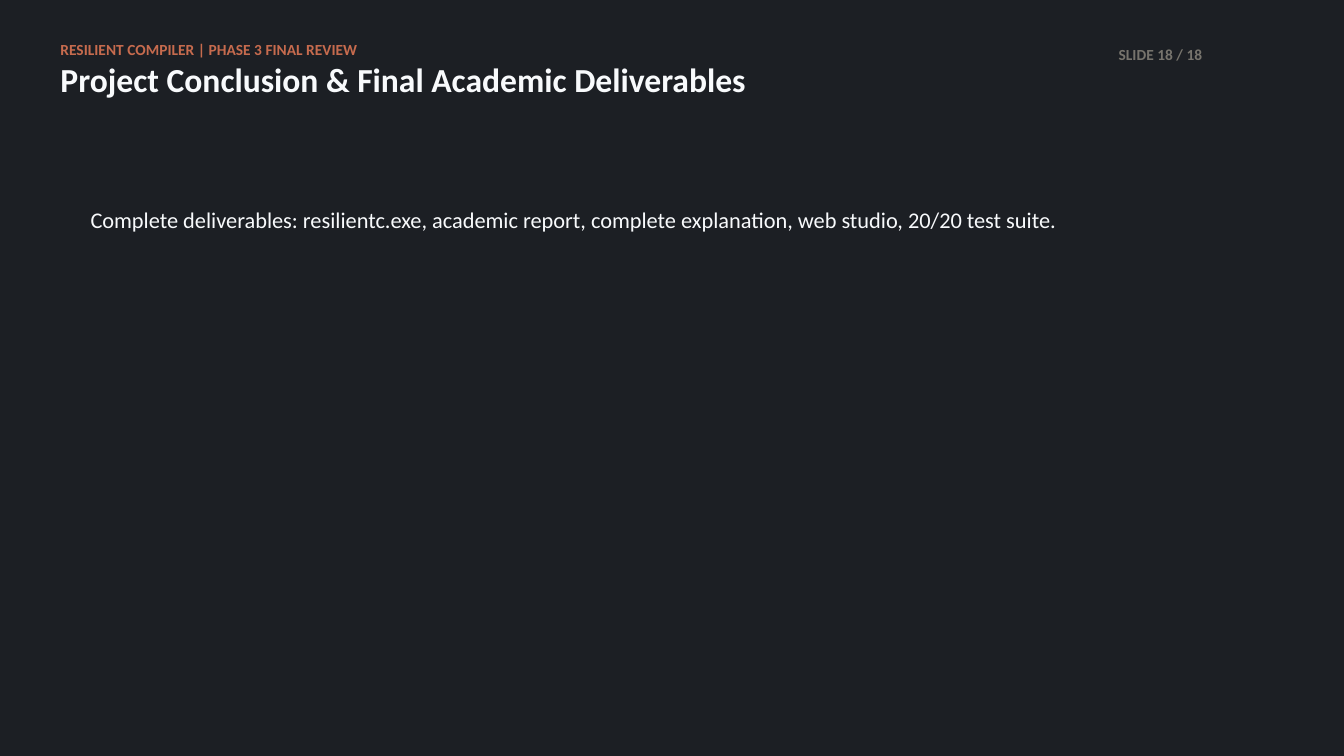
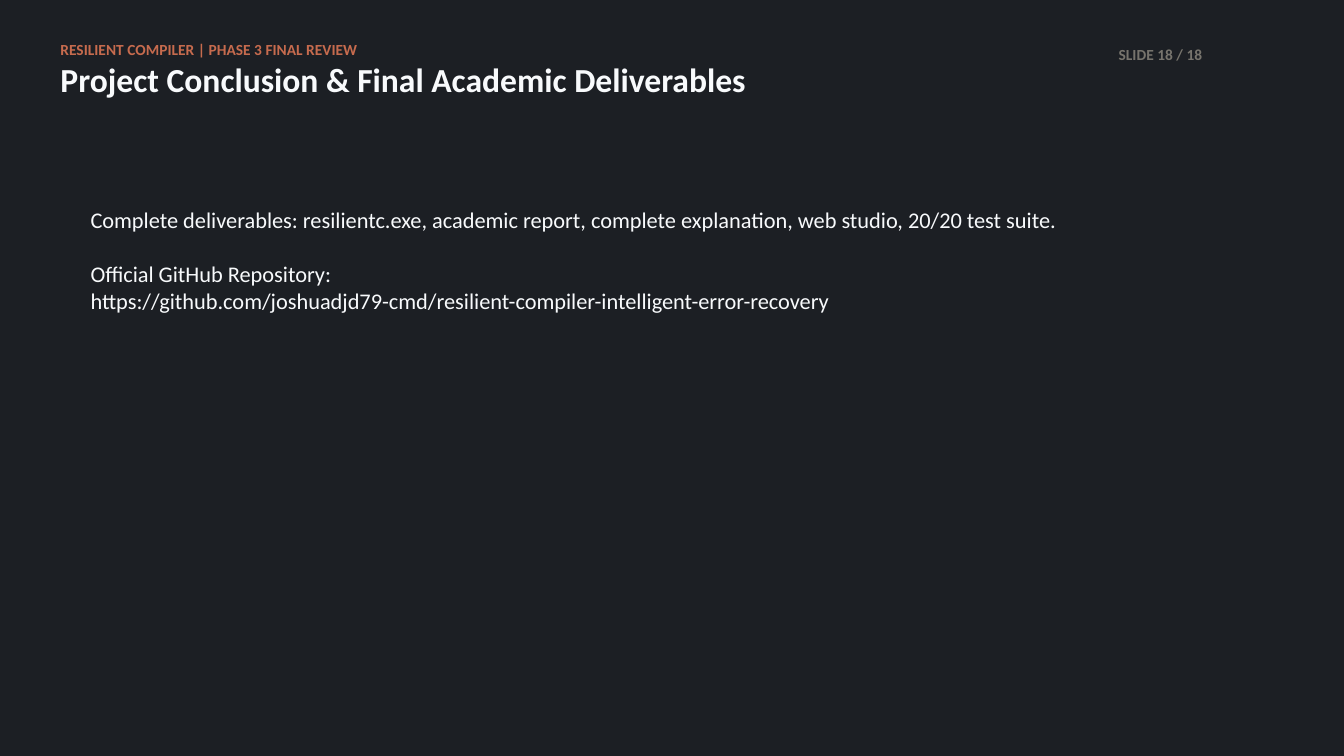
Before and after one commit to joshuadjd79-cmd/resilient-compiler-intelligent-error-recovery, a slide deck: slide 18 of Resilient_Compiler_Phase3_Presentation.pptx. Drawn at 1344x756 pixels with LibreOffice and Linux fonts; fonts in the diff are those of the drawing. Boxes give left, top, right and bottom in pixels: in the first picture for what was removed or moved away, otherwise in the second. Text is boxed around its words. In the diff, an @@ line names an element or a change of style, - is before the commit and + after.

```diff
--- a/Resilient_Compiler_Phase3_Presentation.pptx
+++ b/Resilient_Compiler_Phase3_Presentation.pptx
@@ text at (x1=91, y1=212, x2=1056, y2=313): text changed @@
-Complete deliverables: resilientc.exe, academic report, complete explanation, web studio, 20/20 test suite.
+Complete deliverables: resilientc.exe, academic report, complete explanation, web studio, 20/20 test suite.
+Official GitHub Repository:
+https://github.com/joshuadjd79-cmd/resilient-compiler-intelligent-error-recovery
```
Also in this commit, not shown: 4 other files.
